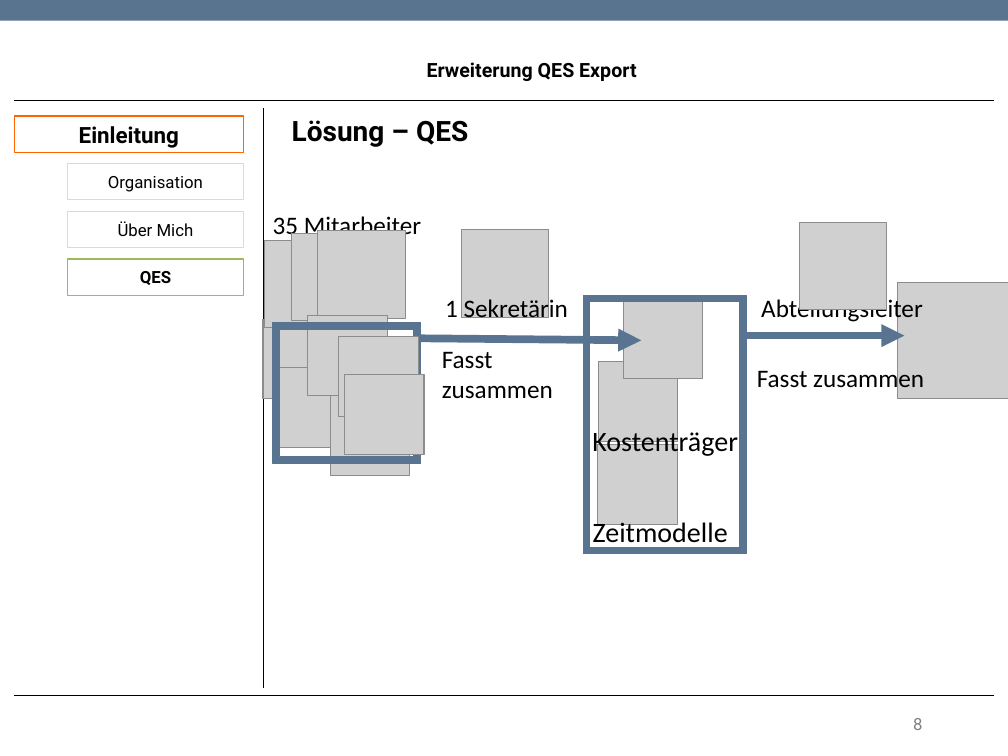
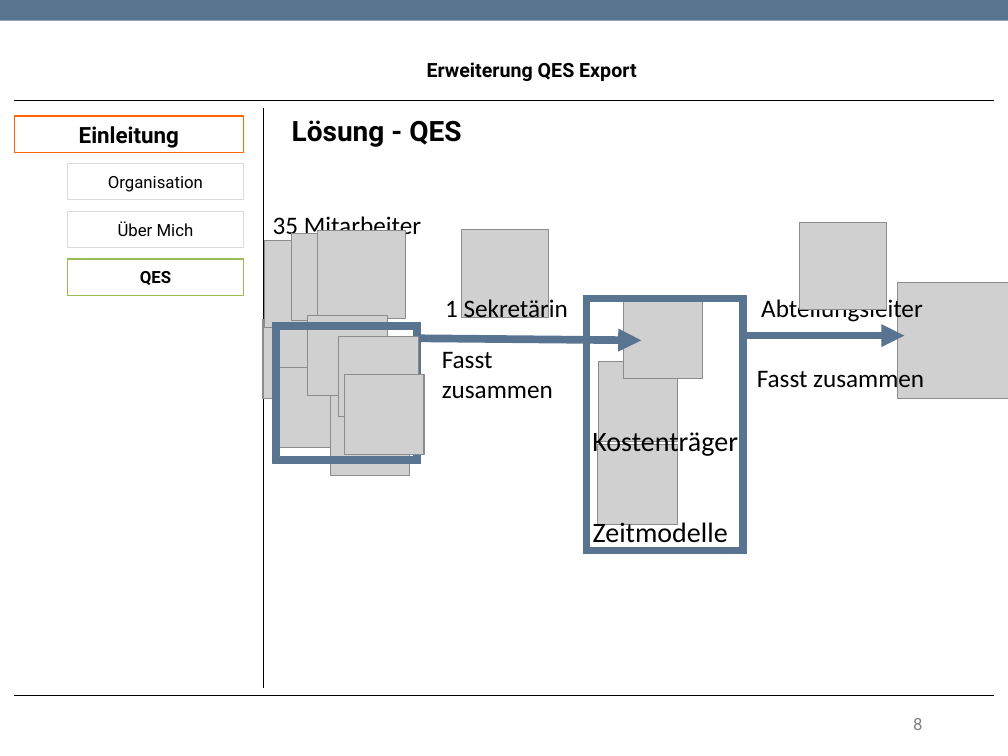
Before and after one commit to TwoHorus/dbExelExportLaravel, a slide deck: slide 8 of DOC/Fachgespraech.pptx. Drawn at 1008x756 pixels with LibreOffice and Linux fonts; fonts in the diff are those of the drawing; grey boxes stand for pictures; background and template pictures are left out. Boxes give left, top, right and bottom in pixels: in the first picture for what was removed or moved away, otherwise in the second. Text is boxed around its words. In the diff, an @@ line names an element or a change of style, - is before the commit and + after.

```diff
--- a/DOC/Fachgespraech.pptx
+++ b/DOC/Fachgespraech.pptx
@@ text at (x1=292, y1=120, x2=461, y2=147): text changed @@
-Lösung – QES
+Lösung - QES
```
Also in this commit, not shown: 13 other slides changed.
